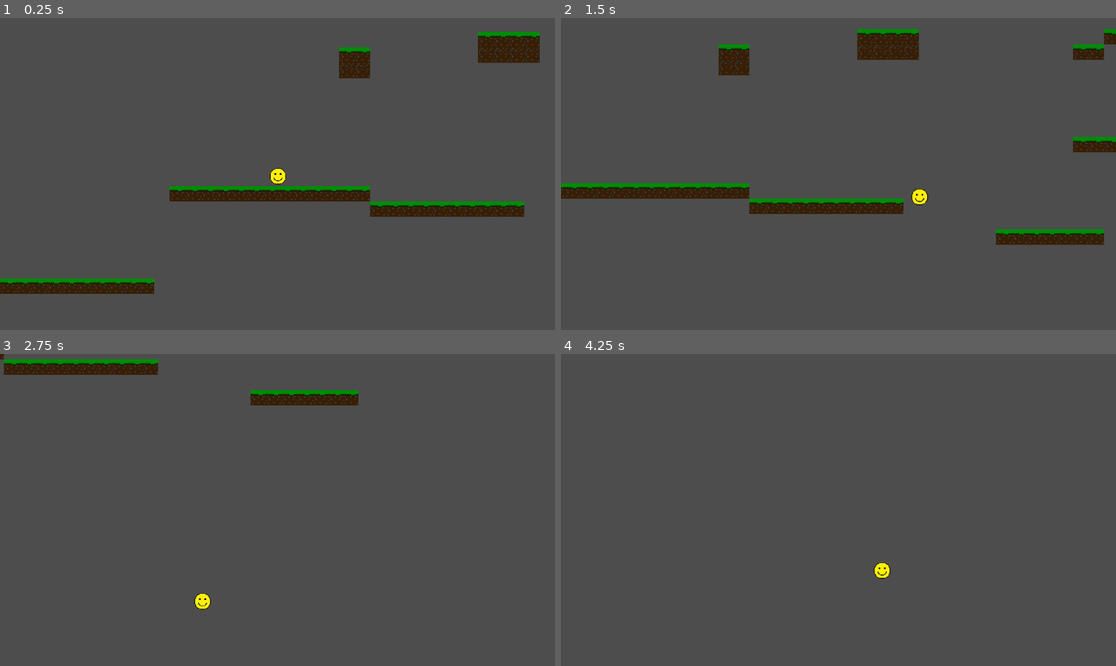
Above: before the commit, frames 1-4 (two rows, left to right).
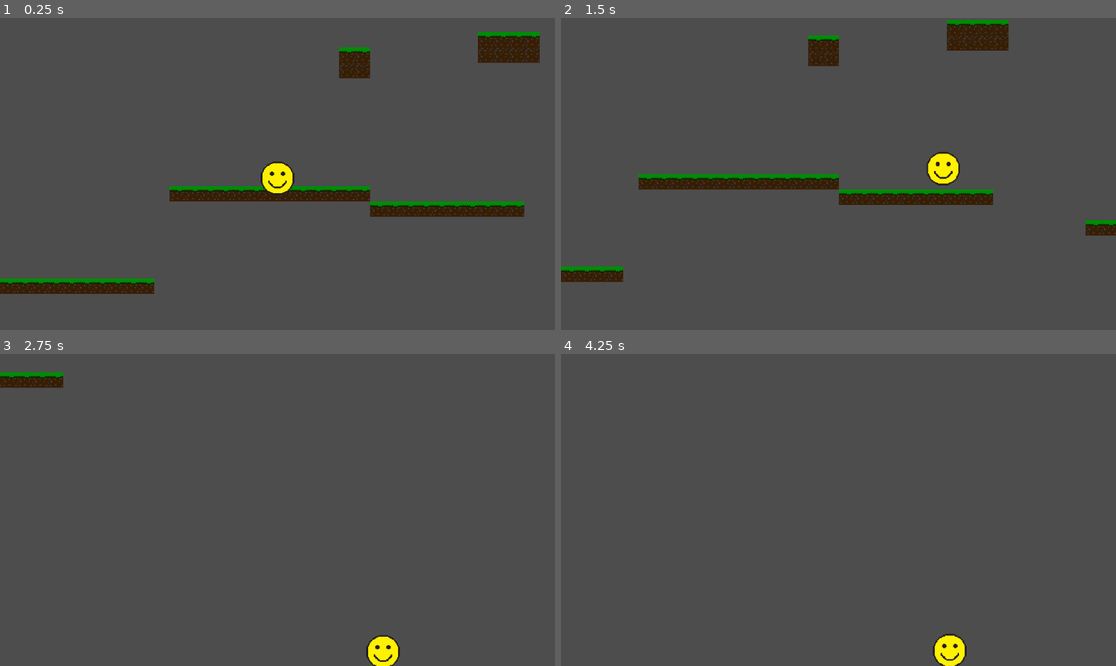
Above: after the commit, the same moments.

Repository: reallylonglinesofcode/GODOT-BECAUSE-THIS-IS-NOT-WORKING
Game: Godot game, scene res://Sprites and stuff like that/world.tscn
The game is run twice, just before and just after one commit, with the same random seed, the same clock (stepped at 60 frames per second) and the same inputs.
Inputs (mouse positions are in pixels of both pictures, inside the frame that each line leads up to):
- Up to frame 1 (0.25 s): no input
- Up to frame 2 (1.5 s): move the mouse to (960, 158) at 0.52 s; hold R (dash, bound only after the commit) 0.53-1.28 s; hold D (Right) from 0.53 s (still down); click (960, 158) at 0.6 s; tap Space (Jump) at 0.77 s; move the mouse to (727, 189) at 1.27 s; tap R (dash, bound only after the commit) at 1.35 s
- Up to frame 3 (2.75 s): tap Space (Jump) at 1.52 s; click (166, 525) at 1.55 s; move the mouse to (333, 441) at 2.02 s; release D (Right) at 2.03 s; hold A (Left) from 2.03 s (still down); hold R (dash, bound only after the commit) from 2.03 s (still down); click (333, 441) at 2.1 s
- Up to frame 4 (4.25 s): move the mouse to (810, 572) at 2.77 s; release A (Left) at 2.78 s; release R (dash, bound only after the commit) at 2.78 s; hold D (Right) from 2.78 s (still down); tap R (dash, bound only after the commit) at 2.85 s; tap Space (Jump) at 3.02, 3.77 s; click (810, 572) at 3.05 s; move the mouse to (1005, 556) at 3.52 s; hold R (dash, bound only after the commit) from 3.53 s (still down); click (1005, 556) at 3.6 s

The runs differ from the first frame. In frame 1, 0.4% of the frame differs, in the area x 46-54%, y 46-57%; in frame 2, 12%, in the area x 0-100%, y 0-85%; in frame 3, 3.5%; in frame 4, 0.6%.
Error before the commit: Invalid type in function 'distance_to' in base 'Vector2'. Cannot convert argument 1 from bool to Vector2. (res://Sprites)

Commit message:
dash
i made a dash, it is not really working

Diff:
--- a/Sprites and stuff like that/Raycast.gd
+++ /dev/null
@@ -1,4 +0,0 @@
-extends Node2D
-
-func _process(_delta):
-	$RayCast01.target_position = to_local(get_global_mouse_position()).normalized() * 500
--- /dev/null
+++ b/Sprites and stuff like that/Sprite2D.gd
@@ -0,0 +1,17 @@
+extends Sprite2D
+
+
+# Called when the node enters the scene tree for the first time.
+func _ready():
+	ghosting()
+
+func set_property(tx_pos, tx_scale ):
+	position = tx_pos
+	scale = tx_scale
+
+func ghosting():
+	var tweenfade = get_tree().create_tween()
+
+	tweenfade.tween_property(self, "self_modulate", Color(1, 1, 1, 0), 0.75)
+	await tweenfade.finished
+	queue_free()
--- a/Sprites and stuff like that/character_body_2d.gd
+++ b/Sprites and stuff like that/character_body_2d.gd
@@ -11,6 +11,8 @@
 @export var Y_SMOOTHING = 0.8
 @export var AIR_X_SMOOTHING = 0.1
 @export var MAX_FALL_SPEED = 25000
+@export var ghost_node : PackedScene
+@onready var ghost_timer = $Ghost_timer
 
 enum States {
 	IDLE,
@@ -25,14 +27,6 @@
 var wasOnFloor = false
 var lastJumpQueueMsec: int
 var gravity = START_GRAVITY
-
-var hook_pos = Vector2()
-var hooked = false
-var rope_length = 500
-var current_rope_length
-
-func _ready():
-	current_rope_length = rope_length
 
 func _physics_process(delta):
 	var direction = Input.get_axis("Left", "Right")
@@ -86,23 +80,25 @@
 	prevVelocity = velocity
 
 	move_and_slide()
-	print(position)
-	hook()
-	if hooked:
-		gravity = START_GRAVITY
-		pass
 
 func run(direction, delta):
 	velocity.x = SPEED * direction * delta
 
-func hook():
-	$Raycast/RayCast01.target_position = to_local(get_global_mouse_position()).normalized() * 500
-	if Input.is_action_just_pressed("shoot"):
-		hook_pos = get_hooked_pos()
-		if hook_pos:
-			hooked = true
-			current_rope_length = global_position.distance_to(hook_pos)
+func add_ghost():
+	var ghost = ghost_node.instantiate()
+	ghost.set_property(position, $Sprite2D.scale)
+	get_tree().current_scene.add_child(ghost)
 
-func get_hooked_pos():
-	if $Raycast/RayCast01.is_colliding:
-		return $Raycast/RayCast01.is_colliding()
+func _on_ghost_timer_timeout():
+	add_ghost()
+
+func dash():
+	var tween = get_tree().create_tween()
+	tween.tween_property(self, "position", position + velocity * 1.2, 0.45)
+
+	await tween.finished
+	ghost_timer.stop()
+
+func _input(event):
+	if event.is_action_pressed("dash"):
+		dash()
--- a/Sprites and stuff like that/character_body_2d.tscn
+++ b/Sprites and stuff like that/character_body_2d.tscn
@@ -1,12 +1,15 @@
-[gd_scene load_steps=4 format=3 uid="uid://dmdbr3uock6gp"]
+[gd_scene load_steps=5 format=3 uid="uid://dmdbr3uock6gp"]
 
-[ext_resource type="Texture2D" uid="uid://e44b2bdl47wu" path="res://sdawagasdw-removebg-preview.png" id="1_cj878"]
-[ext_resource type="Script" path="res://Sprites and stuff like that/Raycast.gd" id="1_dmn0g"]
+[ext_resource type="Script" path="res://Sprites and stuff like that/character_body_2d.gd" id="1_aq68m"]
+[ext_resource type="Texture2D" uid="uid://e44b2bdl47wu" path="res://Sprites and stuff like that/sdawagasdw-removebg-preview.png" id="1_cj878"]
+[ext_resource type="PackedScene" uid="uid://cwq7ms6nagagl" path="res://Sprites and stuff like that/ghosting.tscn" id="2_x0sf6"]
 
 [sub_resource type="CircleShape2D" id="CircleShape2D_pua1h"]
 radius = 15.0333
 
 [node name="Player" type="CharacterBody2D"]
+script = ExtResource("1_aq68m")
+ghost_node = ExtResource("2_x0sf6")
 
 [node name="CollisionShape2D" type="CollisionShape2D" parent="."]
 shape = SubResource("CircleShape2D_pua1h")
@@ -14,25 +17,9 @@
 [node name="Sprite2D" type="Sprite2D" parent="."]
 position = Vector2(-7.10543e-15, 4)
 scale = Vector2(0.193359, 0.193359)
-
-[node name="Raycast" type="Node2D" parent="."]
-rotation = -3.14159
-script = ExtResource("1_dmn0g")
-
-[node name="RayCast01" type="RayCast2D" parent="Raycast"]
-scale = Vector2(10, 10)
-target_position = Vector2(0, 500)
-
-[node name="Sdawagasdw-removebg-preview2" type="Sprite2D" parent="Raycast"]
-visible = false
-position = Vector2(6.00043, 173)
-rotation = 3.14159
-scale = Vector2(0.193333, 0.193333)
 texture = ExtResource("1_cj878")
 
-[node name="Sdawagasdw-removebg-preview" type="Sprite2D" parent="."]
-position = Vector2(1, -1.19209e-07)
-scale = Vector2(0.0955556, 0.0955556)
-texture = ExtResource("1_cj878")
+[node name="Ghost_timer" type="Timer" parent="."]
+wait_time = 0.15
 
-[connection signal="ready" from="Raycast/RayCast01" to="Raycast" method="_on_ray_cast_01_ready"]
+[connection signal="timeout" from="Ghost_timer" to="." method="_on_ghost_timer_timeout"]
--- /dev/null
+++ b/Sprites and stuff like that/ghosting.tscn
@@ -0,0 +1,11 @@
+[gd_scene load_steps=3 format=3 uid="uid://cwq7ms6nagagl"]
+
+[ext_resource type="Texture2D" uid="uid://e44b2bdl47wu" path="res://Sprites and stuff like that/sdawagasdw-removebg-preview.png" id="1_2wpkx"]
+[ext_resource type="Script" path="res://Sprites and stuff like that/Sprite2D.gd" id="2_ycbdb"]
+
+[node name="Ghosting" type="Sprite2D"]
+modulate = Color(0.266575, 0.266575, 0.266575, 1)
+show_behind_parent = true
+scale = Vector2(0.391313, 0.389425)
+texture = ExtResource("1_2wpkx")
+script = ExtResource("2_ycbdb")
--- a/Sprites and stuff like that/world.tscn
+++ b/Sprites and stuff like that/world.tscn
@@ -1,28 +1,19 @@
-[gd_scene load_steps=7 format=3 uid="uid://cejay3xm34rco"]
+[gd_scene load_steps=6 format=3 uid="uid://cejay3xm34rco"]
 
 [ext_resource type="PackedScene" uid="uid://dmdbr3uock6gp" path="res://Sprites and stuff like that/character_body_2d.tscn" id="2_bbafe"]
-[ext_resource type="Script" path="res://Sprites and stuff like that/character_body_2d.gd" id="3_ct6g1"]
-[ext_resource type="Texture2D" uid="uid://brnnasglyjluc" path="res://Untitled.png" id="3_fcibq"]
+[ext_resource type="Texture2D" uid="uid://brnnasglyjluc" path="res://Sprites and stuff like that/Untitled.png" id="3_fcibq"]
 [ext_resource type="Script" path="res://Sprites and stuff like that/Camera2D.gd" id="3_lm3r8"]
 
 [sub_resource type="TileSetAtlasSource" id="TileSetAtlasSource_dodhl"]
 texture = ExtResource("3_fcibq")
 texture_region_size = Vector2i(32, 32)
 0:0/0 = 0
-0:0/0/physics_layer_0/linear_velocity = Vector2(0, 0)
-0:0/0/physics_layer_0/angular_velocity = 0.0
 0:0/0/physics_layer_0/polygon_0/points = PackedVector2Array(-16, -16, 16, -16, 16, 16, -16, 16)
 1:0/0 = 0
-1:0/0/physics_layer_0/linear_velocity = Vector2(0, 0)
-1:0/0/physics_layer_0/angular_velocity = 0.0
 1:0/0/physics_layer_0/polygon_0/points = PackedVector2Array(-16, -16, 16, -16, 16, 16, -16, 16)
 2:0/0 = 0
-2:0/0/physics_layer_0/linear_velocity = Vector2(0, 0)
-2:0/0/physics_layer_0/angular_velocity = 0.0
 2:0/0/physics_layer_0/polygon_0/points = PackedVector2Array(-16, -16, 16, -16, 16, 16, -16, 16)
 3:0/0 = 0
-3:0/0/physics_layer_0/linear_velocity = Vector2(0, 0)
-3:0/0/physics_layer_0/angular_velocity = 0.0
 3:0/0/physics_layer_0/polygon_0/points = PackedVector2Array(-16, -16, 16, -16, 16, 16, -16, 16)
 
 [sub_resource type="TileSet" id="TileSet_445ub"]
@@ -35,7 +26,6 @@
 [node name="CharacterBody2D" parent="." instance=ExtResource("2_bbafe")]
 z_index = 1
 position = Vector2(0, -32)
-script = ExtResource("3_ct6g1")
 
 [node name="Camera2D" type="Camera2D" parent="CharacterBody2D"]
 position = Vector2(0, 32)
--- a/project.godot
+++ b/project.godot
@@ -12,29 +12,34 @@
 
 config/name="Ascendancy Basic"
 run/main_scene="res://Sprites and stuff like that/world.tscn"
-config/features=PackedStringArray("4.2", "GL Compatibility")
-config/icon="res://icon.svg"
+config/features=PackedStringArray("4.3", "GL Compatibility")
+config/icon="res://Sprites and stuff like that/icon.svg"
 
 [input]
 
 Jump={
 "deadzone": 0.5,
-"events": [Object(InputEventKey,"resource_local_to_scene":fa …(171 unchanged characters)… keycode":32,"key_label":0,"unicode":32,"echo":false,"script":null)
+"events": [Object(InputEventKey,"resource_local_to_scene":fa …(171 unchanged characters)… keycode":32,"key_label":0,"unicode":32,"location":0,"echo":false,"script":null)
 ]
 }
 Left={
 "deadzone": 0.5,
-"events": [Object(InputEventKey,"resource_local_to_scene":fa …(171 unchanged characters)… keycode":65,"key_label":0,"unicode":97,"echo":false,"script":null)
+"events": [Object(InputEventKey,"resource_local_to_scene":fa …(171 unchanged characters)… keycode":65,"key_label":0,"unicode":97,"location":0,"echo":false,"script":null)
 ]
 }
 Right={
 "deadzone": 0.5,
-"events": [Object(InputEventKey,"resource_local_to_scene":fa …(172 unchanged characters)… eycode":68,"key_label":0,"unicode":100,"echo":false,"script":null)
+"events": [Object(InputEventKey,"resource_local_to_scene":fa …(172 unchanged characters)… eycode":68,"key_label":0,"unicode":100,"location":0,"echo":false,"script":null)
 ]
 }
 shoot={
 "deadzone": 0.5,
 "events": [Object(InputEventMouseButton,"resource_local_to_scene":false,"resource_name":"","device":-1,"window_id":0,"a …(253 unchanged characters)…
+]
+}
+dash={
+"deadzone": 0.5,
+"events": [Object(InputEventKey,"resource_local_to_scene":false,"resource_name":"","device":-1,"window_id":0,"alt_pressed":false,"shift_pressed":false,"ctrl_pressed":false,"meta_pressed":false,"pressed":false,"keycode":0,"physical_keycode":82,"key_label":0,"unicode":114,"location":0,"echo":false,"script":null)
 ]
 }
 
Renamed: Untitled.png -> Sprites and stuff like that/Untitled.png
Not shown, changed: Sprites and stuff like that/Untitled.png.import
Renamed: export_presets.cfg -> Sprites and stuff like that/export_presets.cfg
Renamed: icon.svg -> Sprites and stuff like that/icon.svg
Not shown, changed: Sprites and stuff like that/icon.svg.import
Renamed: many men.png -> Sprites and stuff like that/many men.png
Not shown, changed: Sprites and stuff like that/many men.png.import
Renamed: new_script.gd -> Sprites and stuff like that/new_script.gd
Renamed: sdawagasdw-removebg-preview.png -> Sprites and stuff like that/sdawagasdw-removebg-preview.png
Not shown, changed: Sprites and stuff like that/sdawagasdw-removebg-preview.png.import
